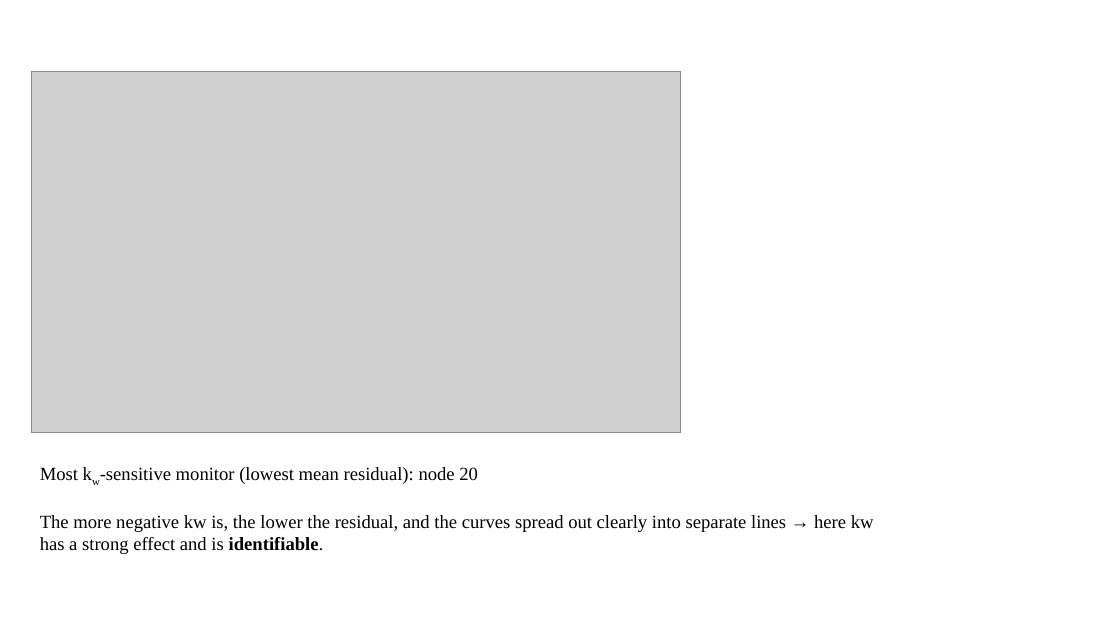
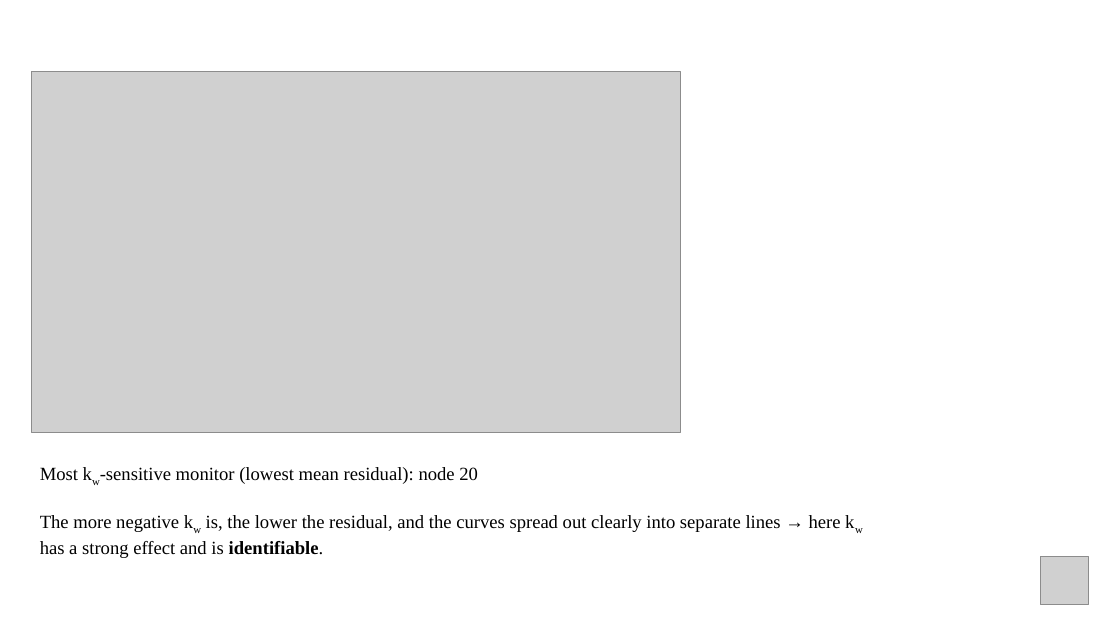
Before and after one commit to Strongxlb/Graduation-Project, a slide deck: slide 4 of meetings/我/6.2.pptx. Drawn at 1120x630 pixels with LibreOffice and Linux fonts; fonts in the diff are those of the drawing; grey boxes stand for pictures. Boxes give left, top, right and bottom in pixels: in the first picture for what was removed or moved away, otherwise in the second. Text is boxed around its words. In the diff, an @@ line names an element or a change of style, - is before the commit and + after.

```diff
--- a/meetings/我/6.2.pptx
+++ b/meetings/我/6.2.pptx
@@ text at box(40, 515, 841, 558): now subscript in "kw kw" @@
@@ picture added at box(1041, 557, 1089, 605) @@
```
Also in this commit, not shown: 11 other slides changed, 42 other files.
